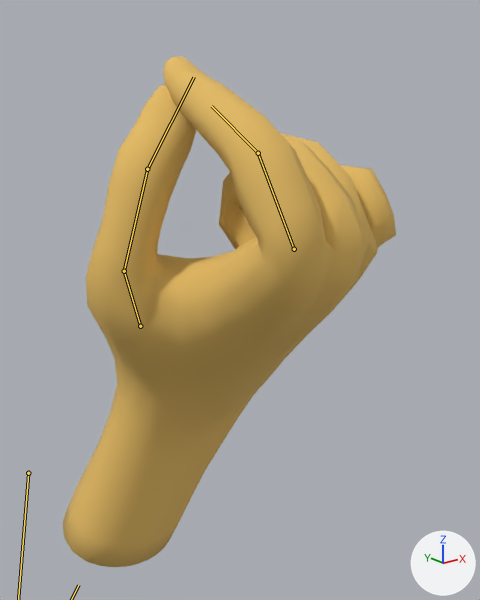
What one commit did to the glTF model yubit.glb.
Both versions are drawn from a 50 mm lens placed at (-0.142, -0.337, 0.109), pointed at (0.013, -0.143, 0.031). Every picture has the same lights, and +X, +Y and +Z are marked at lower right. The older version comes first. Both versions are drawn at frame 6 of the action 'モ'; the numbers are the values there. The bones that change are drawn over the model as lines.

Objects in the first picture: 'Hand  - Realistic'.
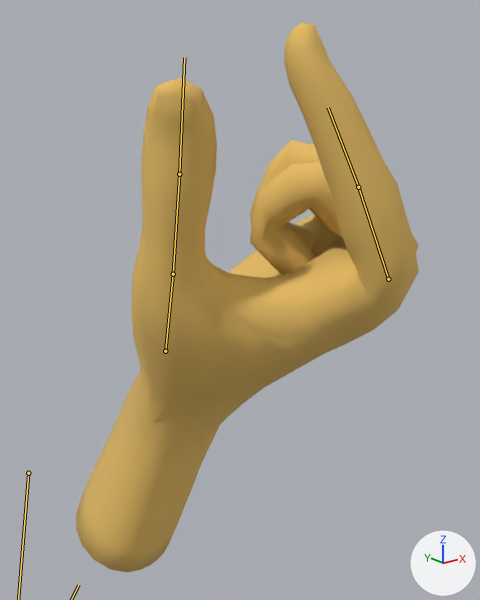
Changed parts and their boxes (x1, y1, x2, y2) in the pictures (480 x 600 px):
'Hand  - Realistic', posed (7% taller)
    before: (63, 56, 396, 567)
    after: (76, 23, 419, 572)
bone 'DEF-f_index.01.R', root to tip
    before: (294, 249) to (258, 153)
    after: (388, 279) to (358, 187)
bone 'DEF-f_index.02.R', root to tip
    before: (258, 153) to (211, 106)
    after: (358, 187) to (328, 107)
bone 'DEF-thumb.01.R', root to tip
    before: (140, 326) to (124, 271)
    after: (165, 351) to (173, 274)
bone 'DEF-thumb.02.R', root to tip
    before: (124, 271) to (147, 169)
    after: (173, 274) to (179, 174)
bone 'DEF-thumb.03.R', root to tip
    before: (147, 169) to (194, 77)
    after: (179, 174) to (184, 57)

The change, as a list of edits to the scene's bpy script:
```text
Change bone_def_upper_arm_r_001:
    where bone_def_upper_arm_r_001 = bpy.data.objects['rig'].pose.bones['DEF-upper_arm.R.001']  # child of 'DEF-upper_arm.R'
    bone_def_upper_arm_r_001.rotation_quaternion: (0.99, 0.0, 0.143, 0.0) -> (0.977, 0.0, 0.213, 0.0)  # degrees (0, 16, 0) -> degrees (0, 25, 0)
Change bone_def_forearm_r:
    where bone_def_forearm_r = bpy.data.objects['rig'].pose.bones['DEF-forearm.R']  # child of 'DEF-upper_arm.R.001'
    bone_def_forearm_r.rotation_quaternion: (0.49, 0.844, 0.164, 0.142) -> (0.441, 0.746, 0.272, 0.418)  # degrees (119, -4, 25) -> degrees (106, -23, 57)
Change bone_def_f_index_01_r:
    where bone_def_f_index_01_r = bpy.data.objects['rig'].pose.bones['DEF-f_index.01.R']  # child of 'ORG-palm.01.R'
    bone_def_f_index_01_r.rotation_quaternion: (0.816, 0.578, 0.0, -0.028) -> (0.857, 0.515, 0.0, 0.004)  # degrees (71, 2, -3) -> degrees (62, 0, 0)
Change bone_def_f_index_02_r:
    where bone_def_f_index_02_r = bpy.data.objects['rig'].pose.bones['DEF-f_index.02.R']  # child of 'DEF-f_index.01.R'
    bone_def_f_index_02_r.rotation_quaternion: (0.99, 0.129, 0.051, -0.018) -> (0.996, -0.077, 0.05, -0.007)  # degrees (15, 6, -1) -> degrees (-9, 6, -1)
Change bone_def_thumb_01_r:
    where bone_def_thumb_01_r = bpy.data.objects['rig'].pose.bones['DEF-thumb.01.R']  # child of 'ORG-palm.01.R'
    bone_def_thumb_01_r.rotation_quaternion: (0.994, 0.107, 0.0, -0.028) -> (0.948, 0.299, 0.0, -0.106)  # degrees (12, 0, -3) -> degrees (35, 4, -12)
Change bone_def_thumb_02_r:
    where bone_def_thumb_02_r = bpy.data.objects['rig'].pose.bones['DEF-thumb.02.R']  # child of 'DEF-thumb.01.R'
    bone_def_thumb_02_r.rotation_quaternion: (0.954, 0.282, 0.094, 0.023) -> (1.0, 0.0, -0.022, 0.009)  # degrees (33, 10, 6) -> degrees (0, -3, 1)
Change bone_def_thumb_03_r:
    where bone_def_thumb_03_r = bpy.data.objects['rig'].pose.bones['DEF-thumb.03.R']  # child of 'DEF-thumb.02.R'
    bone_def_thumb_03_r.rotation_quaternion: (0.979, 0.169, -0.042, 0.107) -> (1.0, 0.0, 0.0, 0.0)  # degrees (19, -7, 11) -> degrees (0, 0, 0)
```
